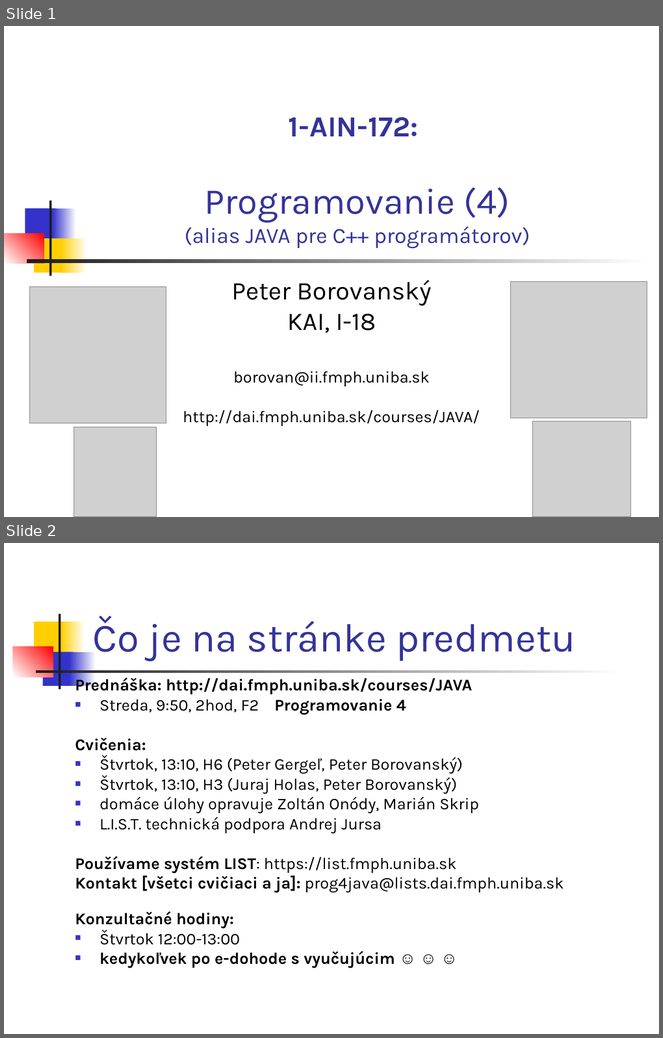
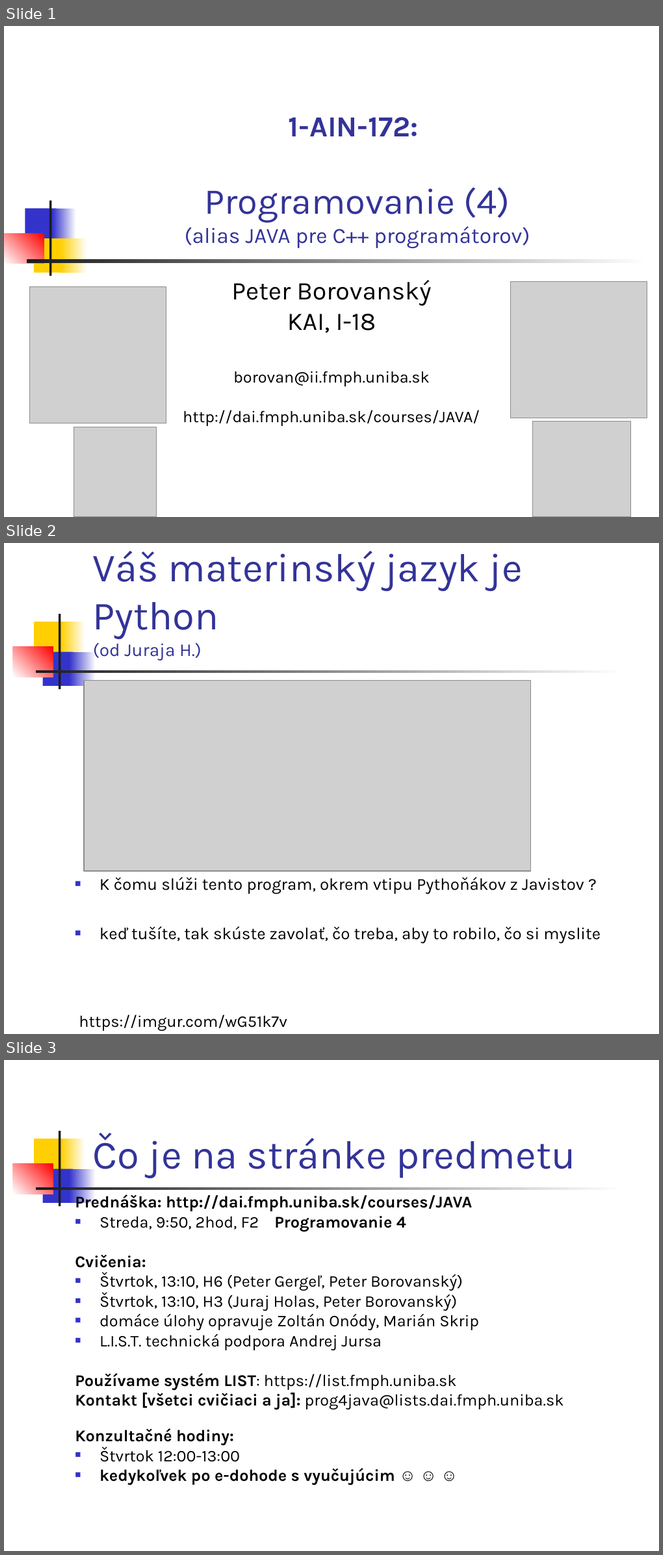
Before and after one commit to Programovanie4/Prednasky, a slide deck: 01/01_java.ppt. Shown one above the other, each under a label of ours: slides 1 and 2 before the commit, slides 1, 2 and 3 after it. The pictures are 663x1038 and 663x1555 pixels, drawn with LibreOffice and Linux fonts; fonts in the diff are those of the drawing; grey boxes stand for pictures. Boxes give left, top, right and bottom in pixels: in the first picture for what was removed or moved away, otherwise in the second. Text is boxed around its words. In the diff, an @@ line names an element or a change of style, - is before the commit and + after.

```diff
--- a/01/01_java.ppt
+++ b/01/01_java.ppt
@@ slide 2 added at [4, 543, 659, 1034], background #FFFFFF; not listed: 7 template elements that a slide beside it also shows @@
@@ title added at [93, 551, 523, 661], 44 pt, text #333399 @@
+Váš materinský jazyk je Python
+(od Juraja H.)
@@ picture added at [84, 681, 530, 871] @@
@@ text added at [100, 877, 601, 944], 18.5 pt, text #000000 @@
+■ K čomu slúži tento program, okrem vtipu Pythoňákov z Javistov ?
+■ keď tušíte, tak skúste zavolať, čo treba, aby to robilo, čo si myslite
@@ text added at [79, 1015, 287, 1032], 18 pt, text #000000 @@
+https://imgur.com/wG51k7v
@@ what was slide 2 is now slide 3 @@
```
Also in this commit, not shown: 2 slides changed, 1 other slide added, 9 other files.
